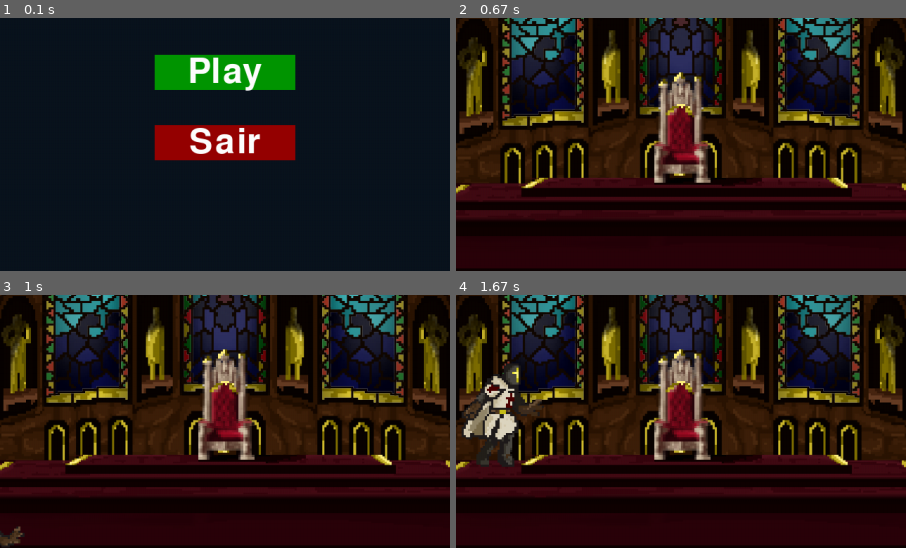
Above: before the commit, frames 1-4 (two rows, left to right).
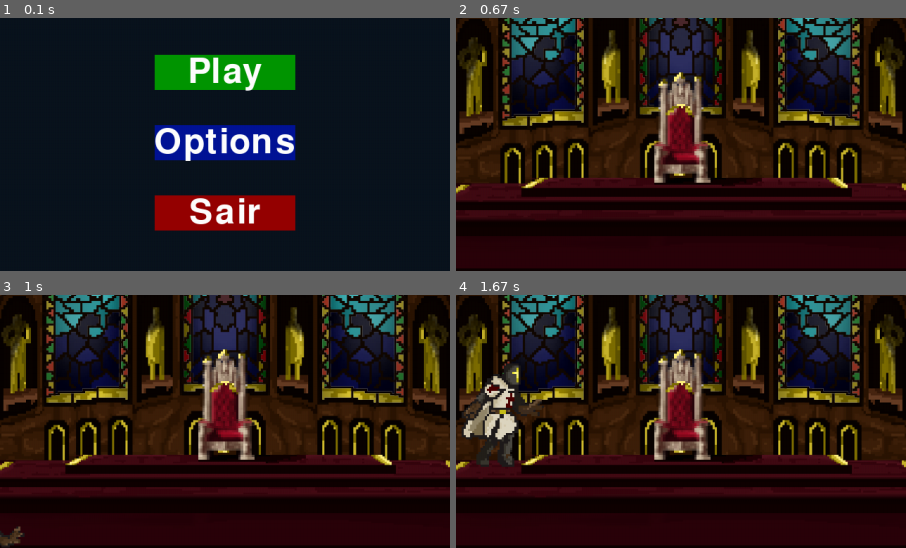
Above: after the commit, the same moments.

Repository: edudolivs/Pygame_IP
Game: pygame game, started from main.py
Two runs of this game, one before a commit and one after it. Both use one fixed random seed, a clock stepped at 60 frames per second and the inputs below.
Inputs:
- Up to frame 1 (0.1 s): no input
- Up to frame 2 (0.67 s): click "Play" at 0.38 s
- Up to frame 3 (1 s): hold D from 0.67 s (still down)
- Up to frame 4 (1.67 s): release D at 1.13 s; hold W 1.17-1.47 s; tap J at 1.23, 1.57 s; hold D from 1.5 s (still down)
The pictures show only the part of the screen within x 25-75%, y 34-84%; the shares and areas given below are measured in that part.

The runs differ from the first frame. In frame 1, 8.9% of the frame differs, in the area x 34-66%, y 42-85%; in frame 2, nothing differs; in frame 3, nothing differs; in frame 4, nothing differs.

Commit message:
options button

Diff:
--- a/main.py
+++ b/main.py
@@ -87,6 +87,9 @@
         if choice == "play":
             game_loop(screen, clock, ASSETS)
 
+        if choice == "options":
+            pass
+
         if choice == "quit":
             break
 
--- a/scripts/menu.py
+++ b/scripts/menu.py
@@ -5,7 +5,8 @@
     pygame.display.set_caption("Mad and madder")
 
     play_button = pygame.Rect(screen.get_width() / 2 - 100, 300, 200 , 50)
-    quit_button = pygame.Rect(screen.get_width() / 2 - 100, 400, 200, 50)
+    options_button = pygame.Rect(screen.get_width() / 2 - 100, 400, 200, 50)
+    quit_button = pygame.Rect(screen.get_width() / 2 - 100, 500, 200, 50)
 
     while True:
         for event in pygame.event.get():
@@ -27,6 +28,10 @@
         play_text = font.render("Play", True, (255, 255, 255))
         screen.blit(play_text, (play_button.x + (play_button.width - play_text.get_width()) / 2, play_button.y))
 
+        pygame.draw.rect(screen, (0, 20, 150), options_button)
+        options_button_text = font.render("Options", True, (255, 255, 255))
+        screen.blit(options_button_text, (options_button.x + (options_button.width - options_button_text.get_width()) / 2, options_button.y))
+
         pygame.draw.rect(screen, (150, 0, 0), quit_button)
         quit_text = font.render('Sair', True, (255, 255, 255))
         screen.blit(quit_text, (quit_button.x + (quit_button.width - quit_text.get_width()) / 2, quit_button.y))
